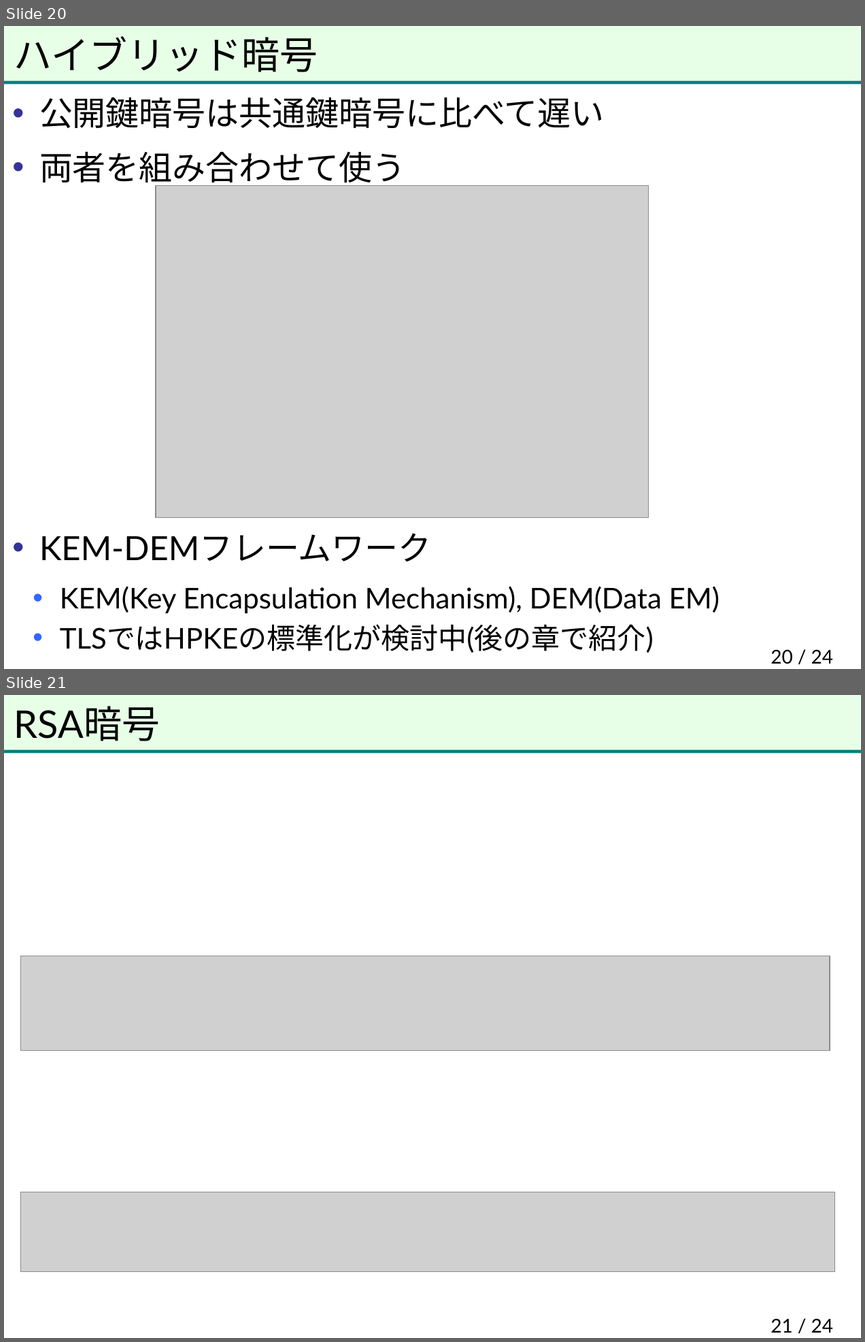
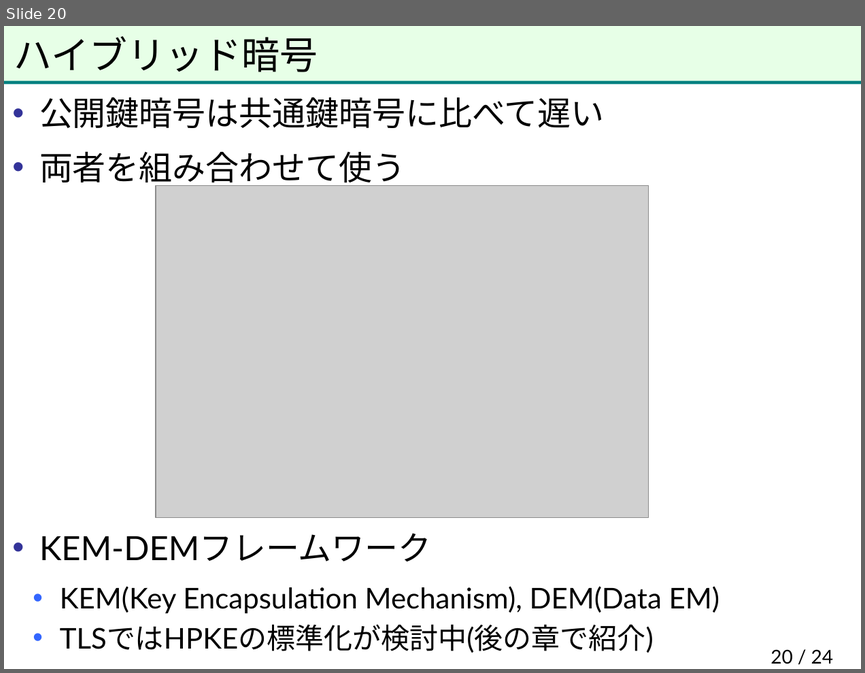
Before and after one commit to herumi/anninbon, a slide deck: lec/anninbon5.pptx. Shown one above the other, each under a label of ours: slides 20 and 21 before the commit, slide 20 after it. The pictures are 865x1342 and 865x673 pixels, drawn with LibreOffice and Linux fonts; fonts in the diff are those of the drawing; grey boxes stand for pictures; background and template pictures are left out. Boxes give left, top, right and bottom in pixels: in the first picture for what was removed or moved away, otherwise in the second. Text is boxed around its words. In the diff, an @@ line names an element or a change of style, - is before the commit and + after.

```diff
--- a/lec/anninbon5.pptx
+++ b/lec/anninbon5.pptx
@@ slide 21 removed at box(4, 695, 861, 1338), background picture (left out); not listed: 2 template elements that a slide beside it also shows @@
@@ title removed at box(14, 706, 160, 741) @@
-RSA暗号
@@ picture removed at box(21, 955, 830, 1050) @@
@@ picture removed at box(21, 1192, 835, 1272) @@
@@ page number removed at box(770, 1318, 833, 1332) @@
-21 / 24
```
Also in this commit, not shown: 1 slide changed, 4 other slides removed, 1 other file.
